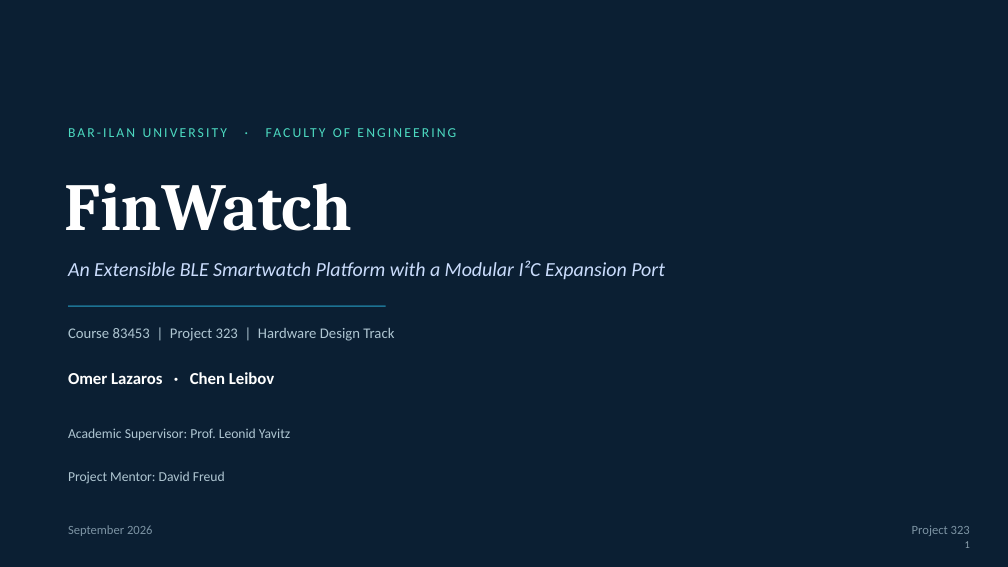
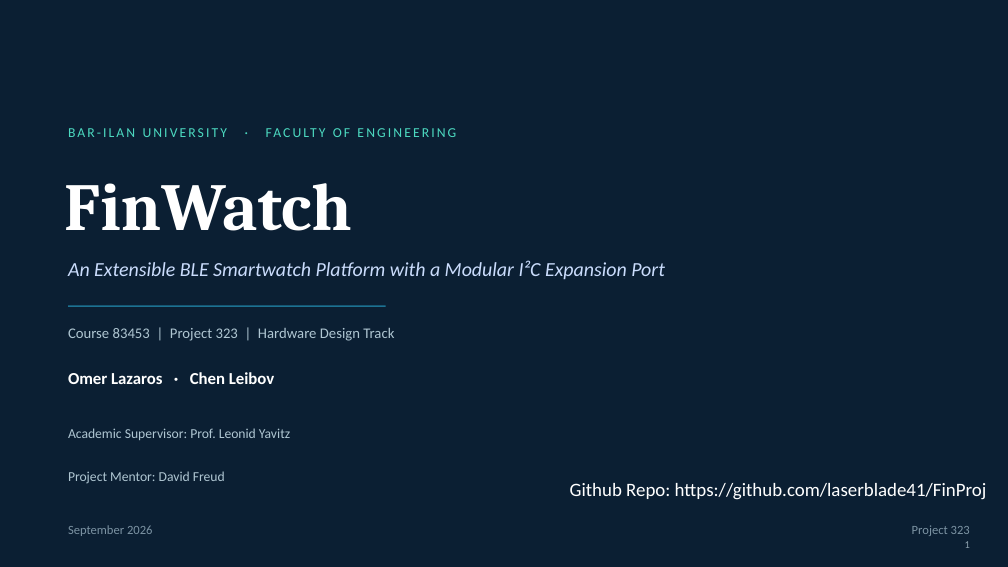
Before and after one commit to laserblade41/FinProj, a slide deck: slide 1 of report/presentation/FinWatch_Final_Presentation.pptx. Drawn at 1008x567 pixels with LibreOffice and Linux fonts; fonts in the diff are those of the drawing. Boxes give left, top, right and bottom in pixels: in the first picture for what was removed or moved away, otherwise in the second. Text is boxed around its words. In the diff, an @@ line names an element or a change of style, - is before the commit and + after.

Commit message:
added repo to report, presentation, fixed some code

```diff
--- a/report/presentation/FinWatch_Final_Presentation.pptx
+++ b/report/presentation/FinWatch_Final_Presentation.pptx
@@ text added at (x1=570, y1=483, x2=987, y2=500), 18 pt, text #FFFFFF @@
+Github Repo: https://github.com/laserblade41/FinProj
```
Also in this commit, not shown: 6 other files.
